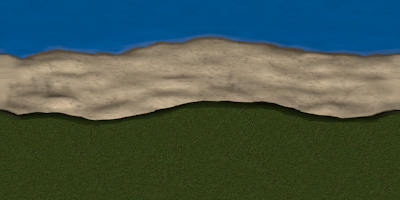
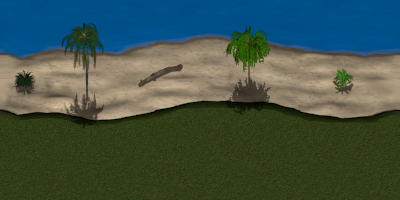
Comparing the layer stacks of the two w=400, h=200 images. Changes:
added layer "baum_schatten0001.png copy#1" above "Background copy#6" over [60, 22, 105, 129]
added layer "Background copy#6" above "Background copy#19" over [138, 63, 184, 88]
added layer "Background copy#19" above "Background copy#17" over [13, 70, 36, 96]
added layer "Background copy#17" above "baum_schatten0001.png#9" over [332, 68, 354, 96]
added layer "baum_schatten0001.png#9" above "Background" over [225, 25, 271, 115]
